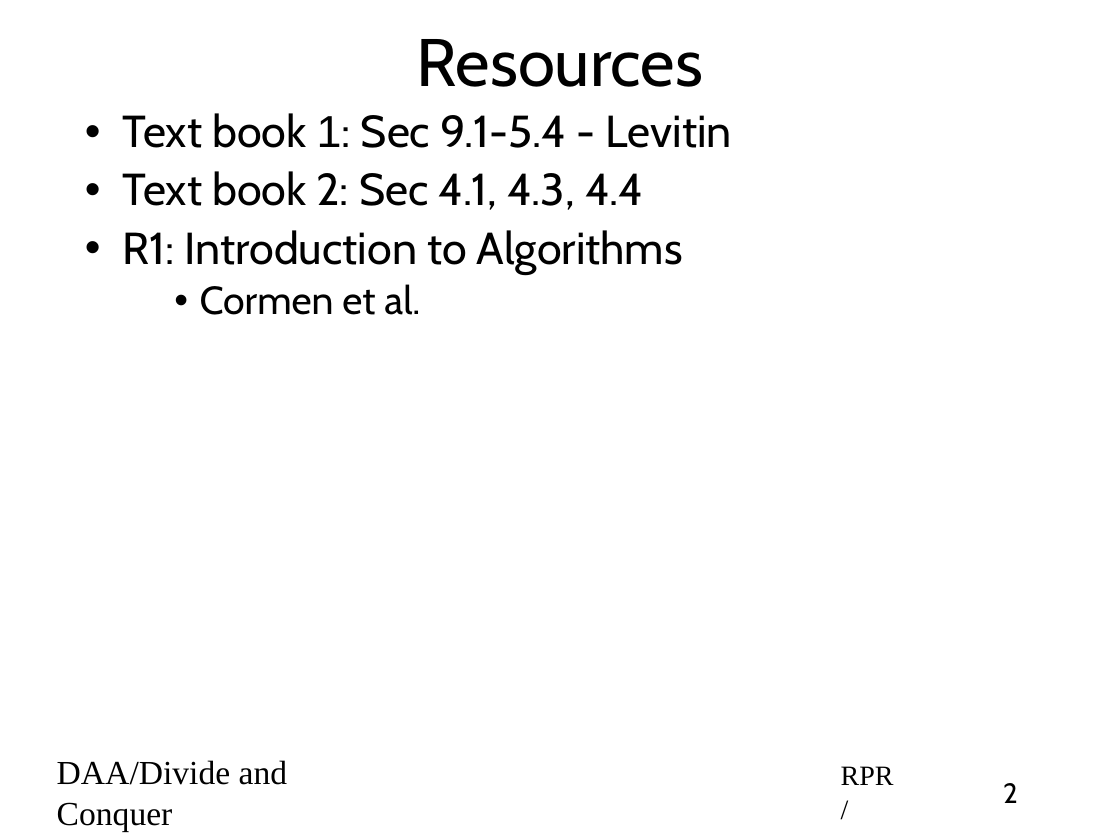
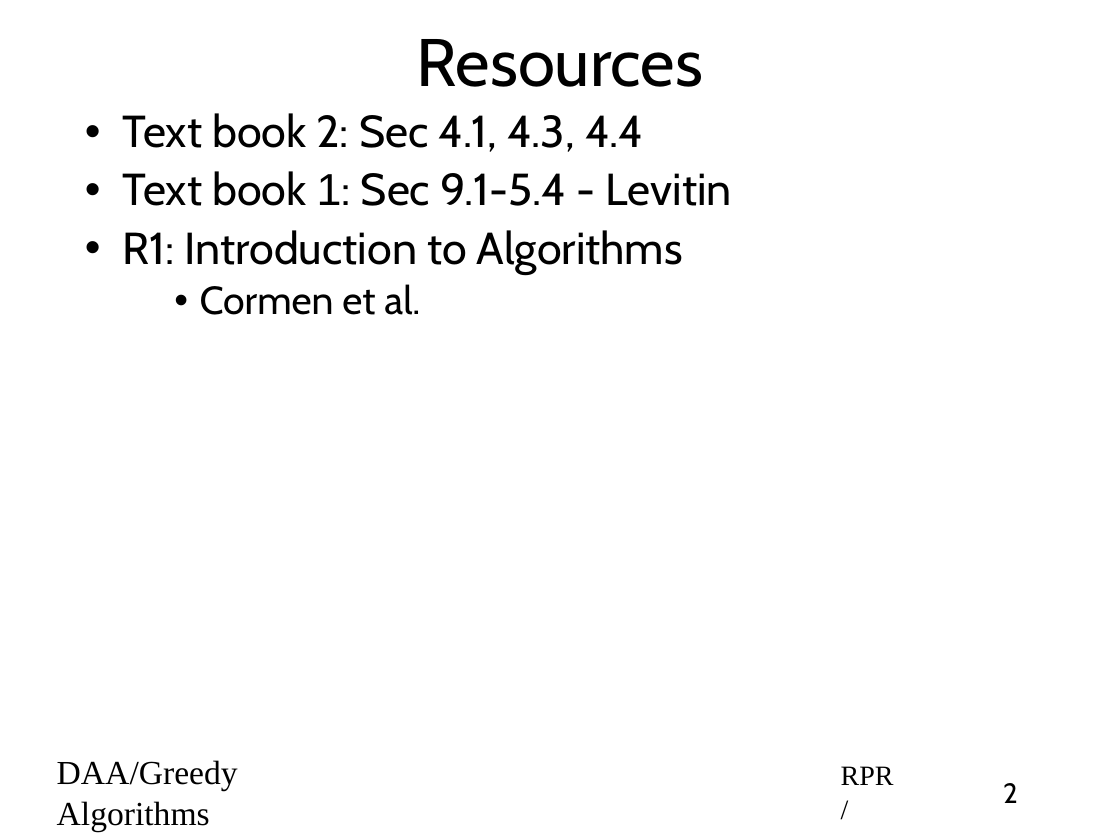
Before and after one commit to rprustagi/2019-17CS43-DAA, a slide deck: slide 2 of Slides-RPR/2019-H1-DAA-L21-Greedy-Algo-overview.pptx. Drawn at 1120x840 pixels with LibreOffice and Linux fonts; fonts in the diff are those of the drawing. Boxes give left, top, right and bottom in pixels: in the first picture for what was removed or moved away, otherwise in the second. Text is boxed around its words. In the diff, an @@ line names an element or a change of style, - is before the commit and + after.

Commit message:
Typo Error corrections in existing slides

```diff
--- a/Slides-RPR/2019-H1-DAA-L21-Greedy-Algo-overview.pptx
+++ b/Slides-RPR/2019-H1-DAA-L21-Greedy-Algo-overview.pptx
@@ text at (123, 113, 644, 152): paragraph added @@
+• Text book 2: Sec 4.1, 4.3, 4.4
@@ text at (123, 171, 644, 210): paragraph removed @@
-• Text book 2: Sec 4.1, 4.3, 4.4
@@ text at (57, 760, 238, 831): text changed @@
-DAA/Divide and Conquer
+DAA/Greedy Algorithms
```
Also in this commit, not shown: 15 other slides changed, 1 slide added, 1 slide removed, 12 other files.
